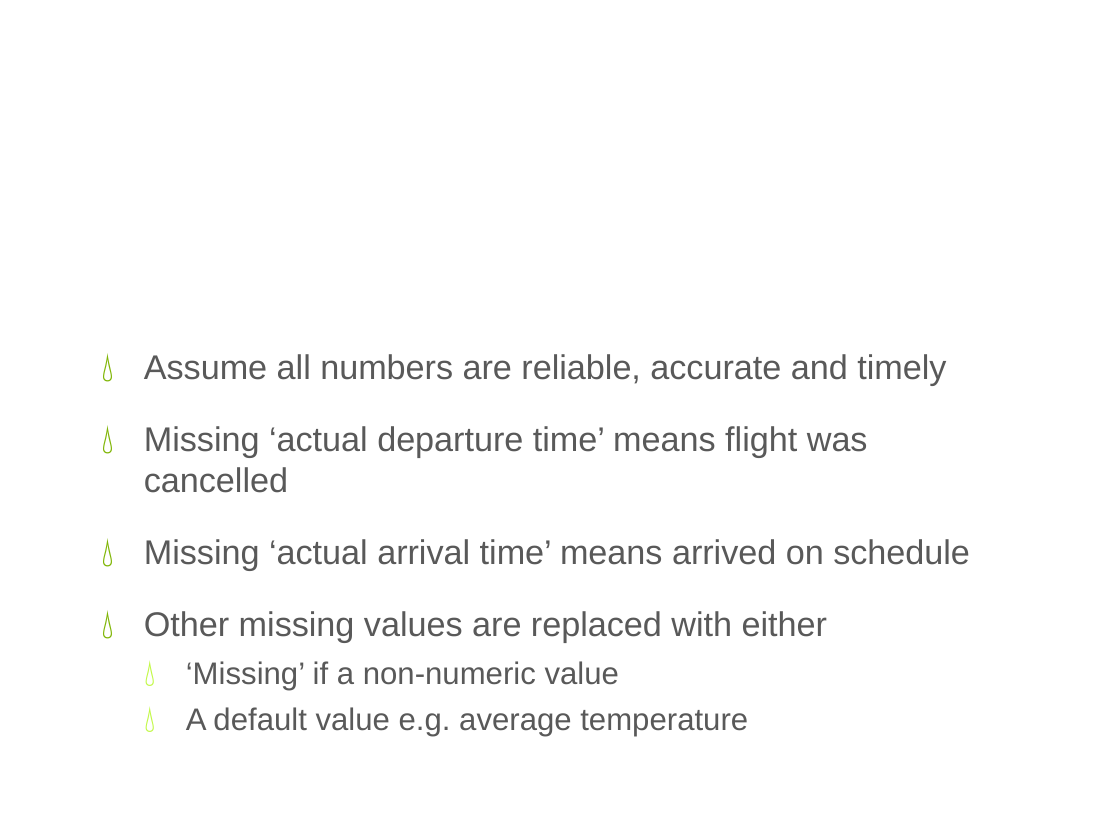
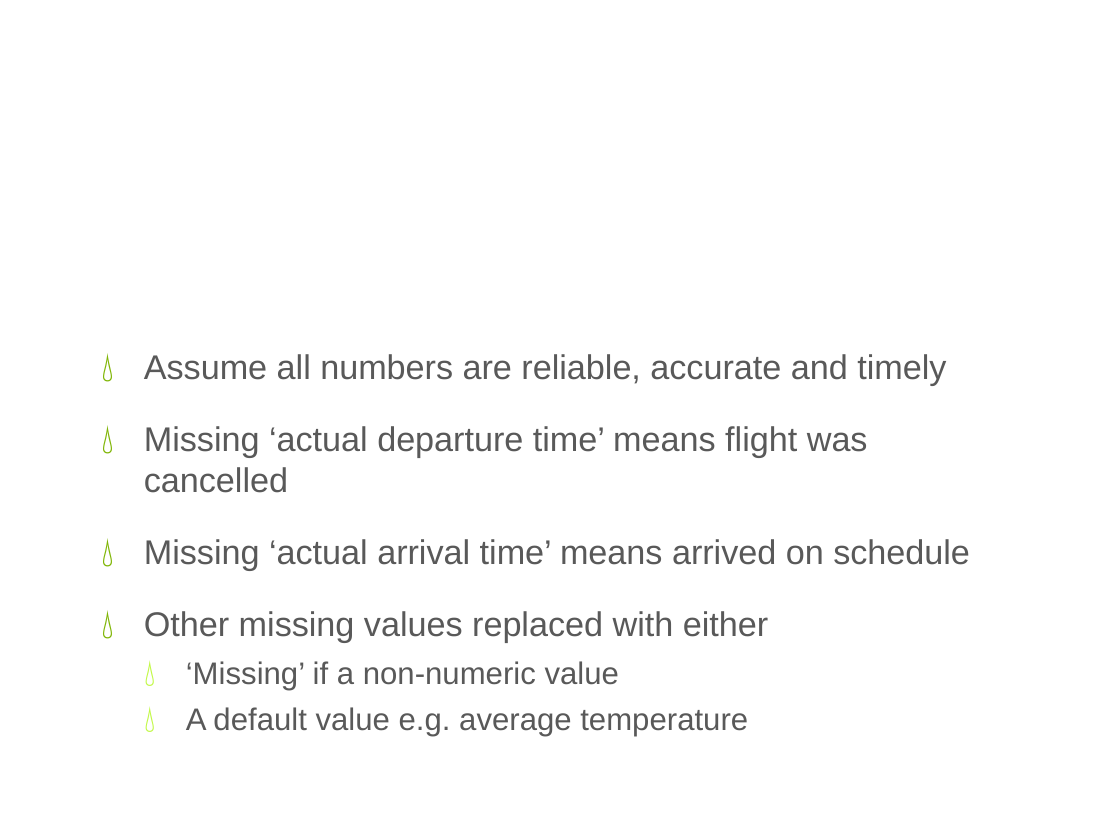
Before and after one commit to dermot-cochran/Interview_data, a slide deck: slide 2 of CaseStudyPresentation.pptx. Drawn at 1120x840 pixels with LibreOffice and Linux fonts; fonts in the diff are those of the drawing; background and template pictures are left out. Boxes give left, top, right and bottom in pixels: in the first picture for what was removed or moved away, otherwise in the second. Text is boxed around its words. In the diff, an @@ line names an element or a change of style, - is before the commit and + after.

```diff
--- a/CaseStudyPresentation.pptx
+++ b/CaseStudyPresentation.pptx
@@ text at (144,611,768,643): text changed @@
-💧 Other missing values are replaced with either
+💧 Other missing values replaced with either
```
Also in this commit, not shown: 2 other slides changed.
